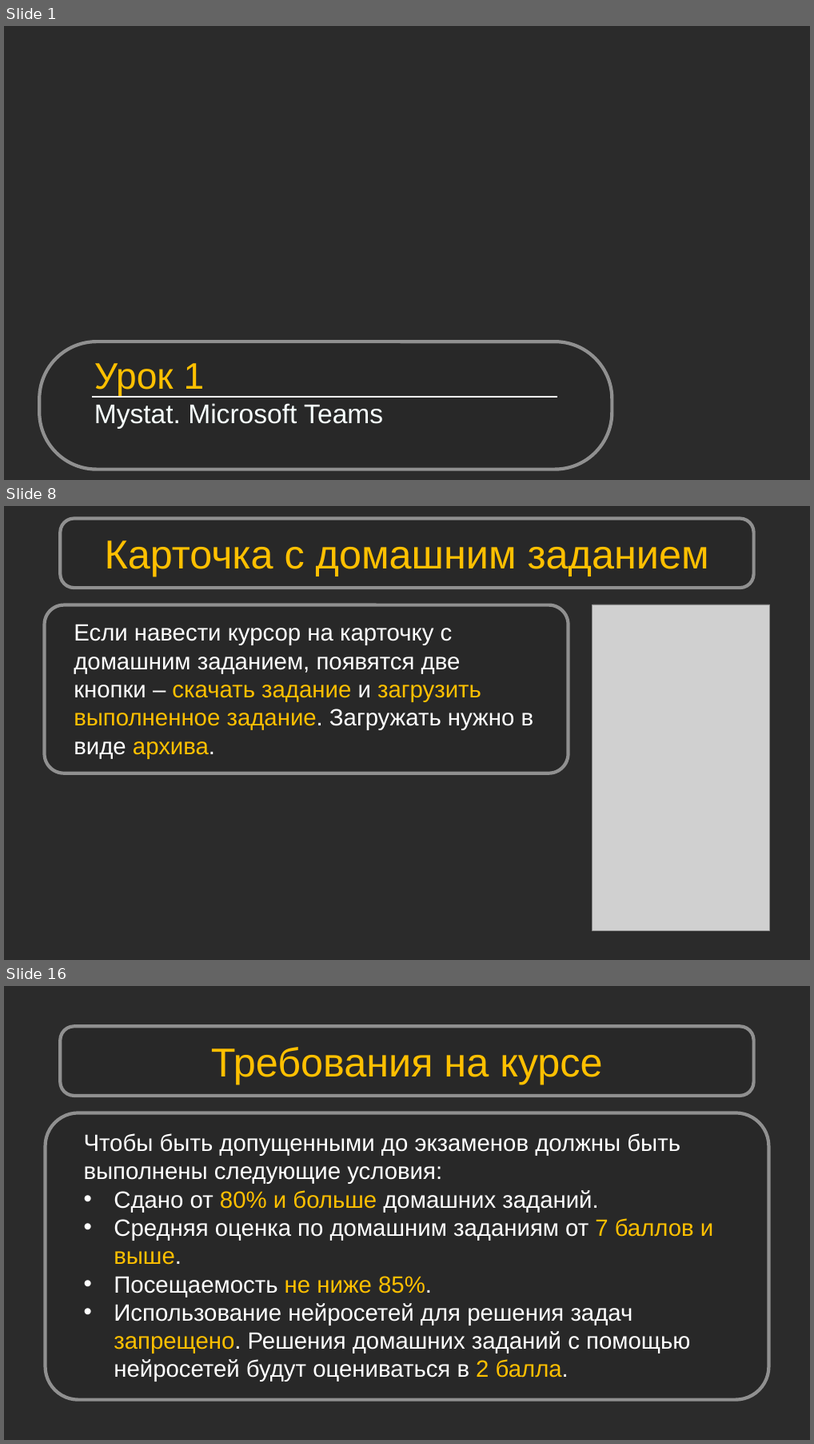
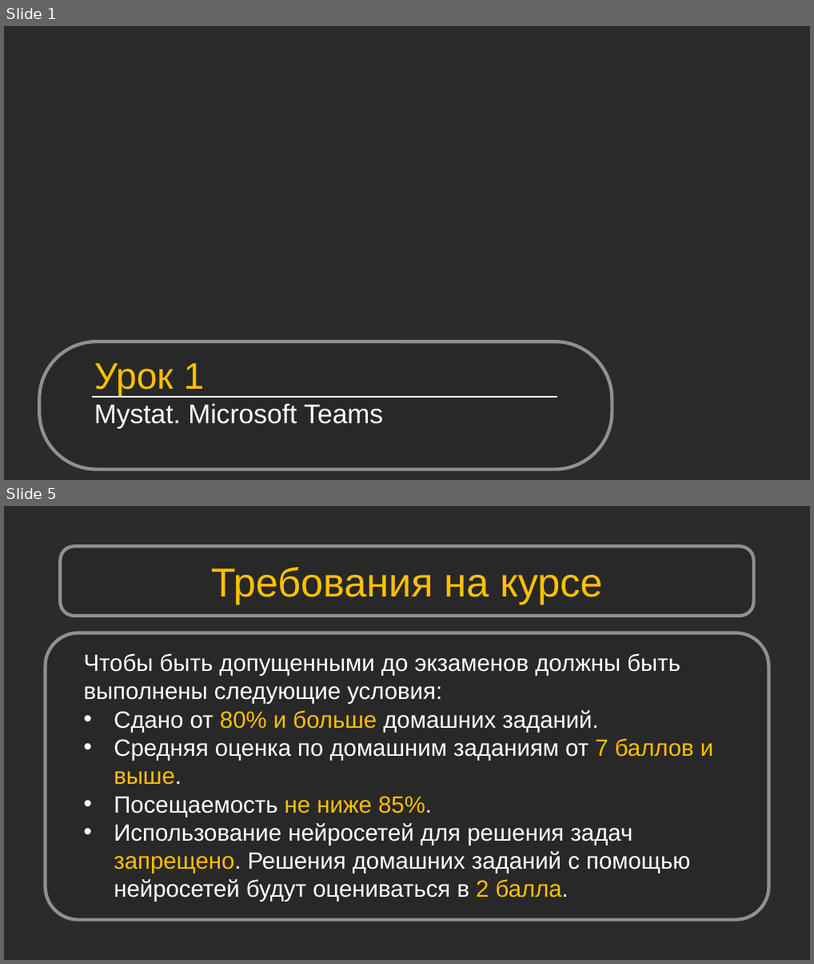
Before and after one commit to Shikonohito/Python_Bootcamp, a slide deck: Урок 01. Mystat. Microsoft Teams/Урок 1. Mystat. Microsoft Teams.pptx. Shown one above the other, each under a label of ours: slides 1, 8 and 16 before the commit, slides 1 and 5 after it; the slides between them are not shown. The pictures are 814x1444 and 814x964 pixels, drawn with LibreOffice and Linux fonts; fonts in the diff are those of the drawing; grey boxes stand for pictures; background and template pictures are left out; a plain dark background stands for a picture behind light text. Boxes give left, top, right and bottom in pixels: in the first picture for what was removed or moved away, otherwise in the second. Text is boxed around its words. In the diff, an @@ line names an element or a change of style, - is before the commit and + after.

```diff
--- a/Урок 01. Mystat. Microsoft Teams/Урок 1. Mystat. Microsoft Teams.pptx
+++ b/Урок 01. Mystat. Microsoft Teams/Урок 1. Mystat. Microsoft Teams.pptx
@@ slide 8 removed at <box>4,506,810,960</box>, background picture (left out) @@
@@ rounded rectangle removed at <box>60,519,754,588</box> @@
@@ text removed at <box>105,540,710,576</box> @@
-Карточка с домашним заданием
@@ rounded rectangle removed at <box>45,605,569,773</box> @@
@@ text removed at <box>74,624,534,758</box> @@
-Если навести курсор на карточку с домашним заданием, появятся две кнопки – скачать задание и загрузить выполненное задание. Загружать нужно в виде архива.
@@ picture removed at <box>593,604,770,931</box> @@
@@ what was slide 16 is now slide 5 @@
```
Also in this commit, not shown: 2 slides added, 12 other slides removed, 1 other file.
